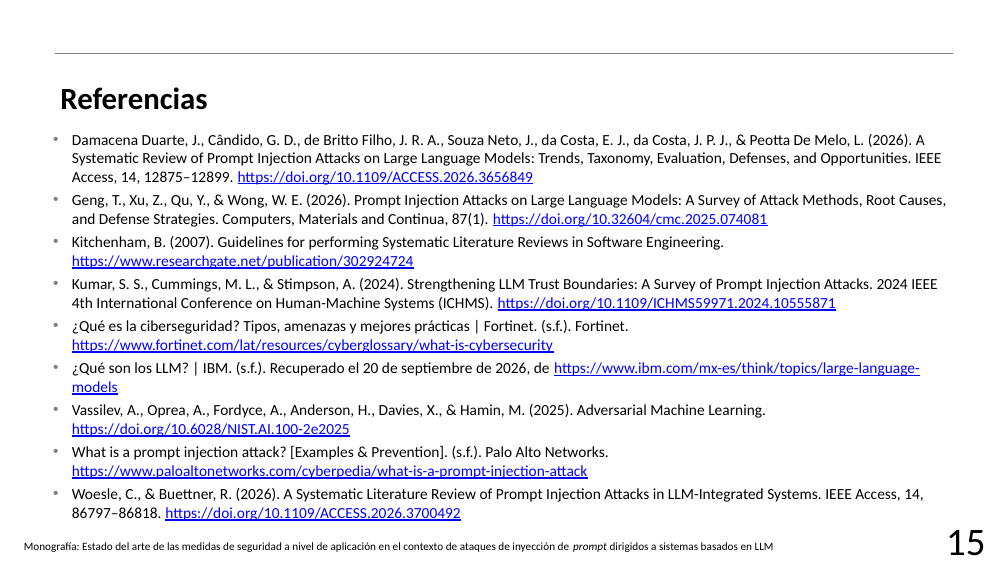
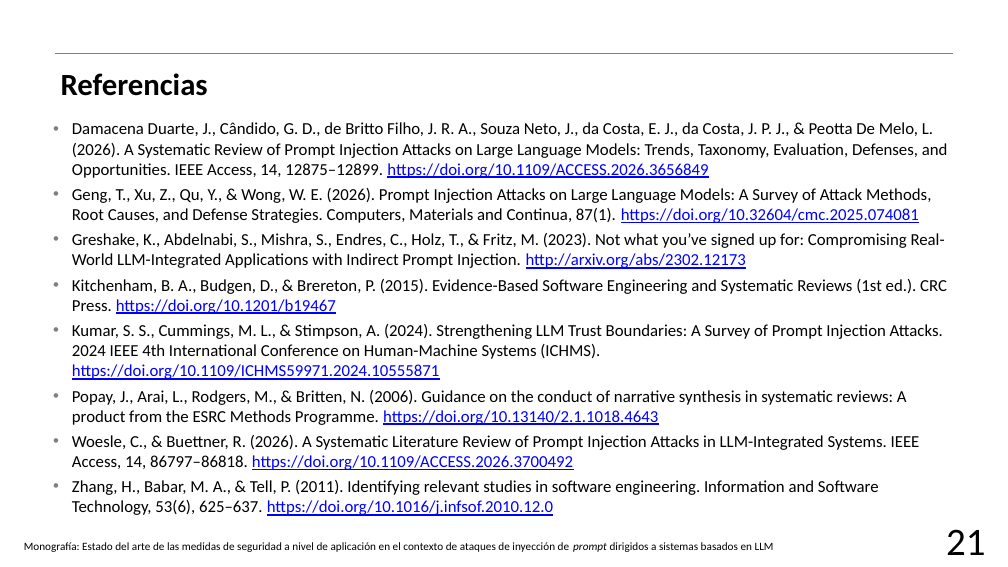
Before and after one commit to AJRx26/semestreVII, a slide deck: slide 22 of proyectoguiado/protocoloRSL/18(RSL)_NunezSanchezAbraham.pptx (slide 17 before the commit). Drawn at 1008x567 pixels with LibreOffice and Linux fonts; fonts in the diff are those of the drawing; background and template pictures are left out. Boxes give left, top, right and bottom in pixels: in the first picture for what was removed or moved away, otherwise in the second. Text is boxed around its words. In the diff, an @@ line names an element or a change of style, - is before the commit and + after.

```diff
--- a/proyectoguiado/protocoloRSL/18(RSL)_NunezSanchezAbraham.pptx
+++ b/proyectoguiado/protocoloRSL/18(RSL)_NunezSanchezAbraham.pptx
@@ title "Referencias": place and size @@
-title "Referencias" at [60,87,207,110]
+title "Referencias" at [61,73,208,96]
@@ text "Damacena Duarte, J., Cândido, G. ...": place and size @@
-text "Damacena Duarte, J., Cândido, G. ..." at [72,134,946,502]
+text "Damacena Duarte, J., Cândido, G. ..." at [72,122,948,516]
@@ text at [72,122,948,470]: size 11 to 12 pt in "Damacena Duarte, J., Cândido, G. D., de ...", "Geng, T., Xu, Z., Qu, Y., & ...", "Kumar, S. S., Cummings, M. L., & ...", "Woesle, C., & Buettner, R. (2026). A ..."; line spacing 1 to 0.9 @@
@@ text at [72,233,947,314]: text changed; size 11 to 12 pt @@
-• Kitchenham, B. (2007). Guidelines for performing Systematic Literature Reviews in Software Engineering. https://www.researchgate.net/publication/302924724
+• Greshake, K., Abdelnabi, S., Mishra, S., Endres, C., Holz, T., & Fritz, M. (2023). Not what you’ve signed up for: Compromising Real-World LLM-Integrated Applications with Indirect Prompt Injection. http://arxiv.org/abs/2302.12173
+• Kitchenham, B. A., Budgen, D., & Brereton, P. (2015). Evidence-Based Software Engineering and Systematic Reviews (1st ed.). CRC Press. https://doi.org/10.1201/b19467
@@ text at [72,390,907,425]: text changed; size 11 to 12 pt @@
-• ¿Qué es la ciberseguridad? Tipos, amenazas y mejores prácticas | Fortinet. (s.f.). Fortinet. https://www.fortinet.com/lat/resources/cyberglossary/what-is-cybersecurity
-• ¿Qué son los LLM? | IBM. (s.f.). Recuperado el 20 de septiembre de 2026, de https://www.ibm.com/mx-es/think/topics/large-language-models
-• Vassilev, A., Oprea, A., Fordyce, A., Anderson, H., Davies, X., & Hamin, M. (2025). Adversarial Machine Learning. https://doi.org/10.6028/NIST.AI.100-2e2025
-• What is a prompt injection attack? [Examples & Prevention]. (s.f.). Palo Alto Networks. https://www.paloaltonetworks.com/cyberpedia/what-is-a-prompt-injection-attack
+• Popay, J., Arai, L., Rodgers, M., & Britten, N. (2006). Guidance on the conduct of narrative synthesis in systematic reviews: A product from the ESRC Methods Programme. https://doi.org/10.13140/2.1.1018.4643
@@ text at [72,480,879,516]: paragraph added @@
+• Zhang, H., Babar, M. A., & Tell, P. (2011). Identifying relevant studies in software engineering. Information and Software Technology, 53(6), 625–637. https://doi.org/10.1016/j.infsof.2010.12.0
@@ text at [946,529,985,555]: text changed @@
-15
+21
```
Also in this commit, not shown: 16 other slides changed, 6 slides added, 1 slide removed, 5 other files.
